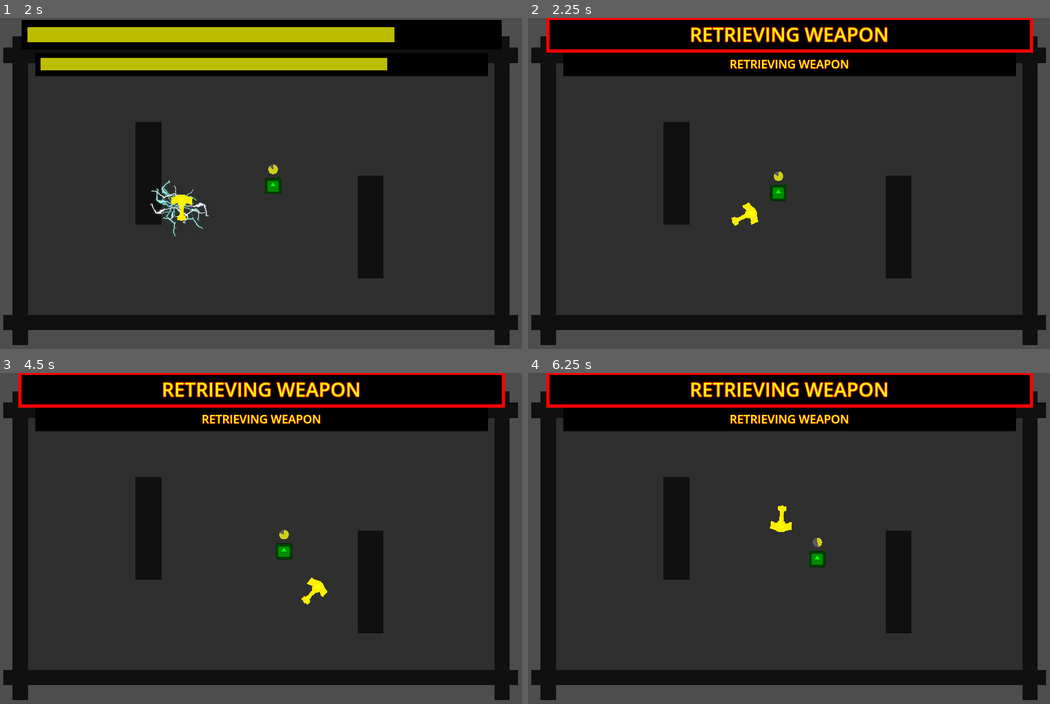
Above: before the commit, frames 1-4 (two rows, left to right).
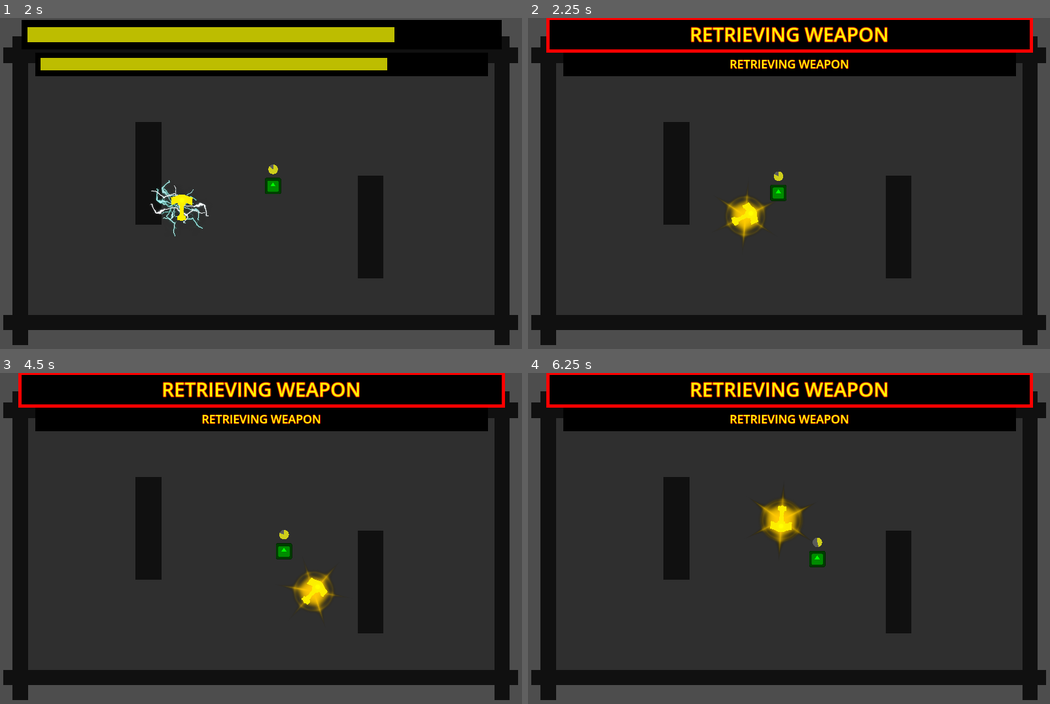
Above: after the commit, the same moments.

Repository: DeepRestGames/pirate-software-game-jam-16
Game: Godot game, scene res://Scenes/Tests/TestRangedEnemies_MainScene.tscn
Same seed, same stepped clock (60 frames per second), same inputs: the game is played once before the commit and once after it. The engine's default icon, where the game draws it, is replaced by a stand-in: a white triangle on a blue panel in a dark square.
Inputs (mouse positions are in pixels of both pictures, inside the frame that each line leads up to):
- Up to frame 1 (2 s): tap Enter at 0.5 s; move the mouse to (375, 173) at 0.52 s; press the mouse at (375, 173) at 0.53 s; move the mouse to (156, 206) at 1.27 s; release the mouse at (156, 206) at 1.28 s; right-click (156, 206) at 1.35 s; click (156, 206) at 1.55 s
- Up to frame 2 (2.25 s): move the mouse to (841, 113) at 2.02 s; press the mouse at (841, 113) at 2.03 s
- Up to frame 3 (4.5 s): tap R (restart) at 2.75 s; move the mouse to (234, 614) at 2.77 s; release the mouse at (234, 614) at 2.78 s; click (234, 614) at 2.85 s; move the mouse to (417, 594) at 3.52 s; hold Right mouse button (teleport_boomerang) 3.53-4.28 s; click (417, 594) at 3.8 s; move the mouse to (104, 492) at 4.27 s; click (104, 492) at 4.35 s
- Up to frame 4 (6.25 s): move the mouse to (815, 545) at 5.02 s; press the mouse at (815, 545) at 5.03 s; move the mouse to (710, 459) at 5.77 s; release the mouse at (710, 459) at 5.78 s; right-click (710, 459) at 5.85 s; click (710, 459) at 6.05 s

Frame 1 is identical in both runs. In frame 2, 0.5% of the frame differs, in the area x 37-47%, y 52-68%; in frame 3, 0.5%; in frame 4, 0.7%, in the area x 43-55%, y 35-54%.
Error in both runs: Invalid access to property or key 'global_position' on a base object of type 'Window'. (res://Scripts/UI/HUD_ArrowHint.gd:46)

Commit message:
Hammer glows when it's on the ground

Diff:
--- a/Scenes/Boomerang.tscn
+++ b/Scenes/Boomerang.tscn
@@ -1,12 +1,22 @@
-[gd_scene load_steps=5 format=3 uid="uid://b5p4evkgrownv"]
+[gd_scene load_steps=7 format=3 uid="uid://b5p4evkgrownv"]
 
 [ext_resource type="Script" path="res://Scripts/Boomerang.gd" id="1_s7dak"]
 [ext_resource type="Texture2D" uid="uid://b7oyj8163kmxq" path="res://Assets/Placeholders/YellowMjolnir.png" id="2_g35kf"]
+[ext_resource type="Texture2D" uid="uid://c7qlmk0qn3g2o" path="res://Assets/Particles/kenney_particle-pack/PNG (Transparent)/star_09.png" id="3_bp24n"]
 
 [sub_resource type="PhysicsMaterial" id="PhysicsMaterial_tui1e"]
 bounce = 0.8
 
 [sub_resource type="CircleShape2D" id="CircleShape2D_ovxrp"]
+
+[sub_resource type="ParticleProcessMaterial" id="ParticleProcessMaterial_tn60r"]
+particle_flag_disable_z = true
+gravity = Vector3(0, 0, 0)
+scale_min = 0.35
+scale_max = 0.4
+color = Color(1, 0.803922, 0, 1)
+hue_variation_min = -0.01
+hue_variation_max = -2.23517e-08
 
 [node name="Boomerang" type="RigidBody2D" groups=["Boomerang"]]
 z_index = 20
@@ -34,4 +44,11 @@
 scale = Vector2(3.2, 3.2)
 shape = SubResource("CircleShape2D_ovxrp")
 
+[node name="HammerRetrieval_GPUParticles2D" type="GPUParticles2D" parent="."]
+z_index = 15
+z_as_relative = false
+process_material = SubResource("ParticleProcessMaterial_tn60r")
+texture = ExtResource("3_bp24n")
+local_coords = true
+
 [connection signal="body_entered" from="." to="." method="_on_body_entered"]
--- a/Scripts/Boomerang.gd
+++ b/Scripts/Boomerang.gd
@@ -2,6 +2,7 @@
 extends RigidBody2D
 
 @onready var sprite = $Sprite2D
+@onready var hammer_retrieval_particles = $HammerRetrieval_GPUParticles2D
 
 @export var max_fly_time: float = 2.5
 @export var speed = 300
@@ -24,6 +25,7 @@
 		if remaining_fly_time <= 0:
 			is_flying = false
 			linear_damp = 3
+			hammer_retrieval_particles.show()
 			EventBus.emit_signal("fly_time_finished")
 
 		else:
@@ -60,6 +62,7 @@
 	apply_central_force(motion_vector)
 	rotate(.05)
 
+	hammer_retrieval_particles.hide()
 	show()
 	remaining_fly_time = max_fly_time
 	is_flying = true
